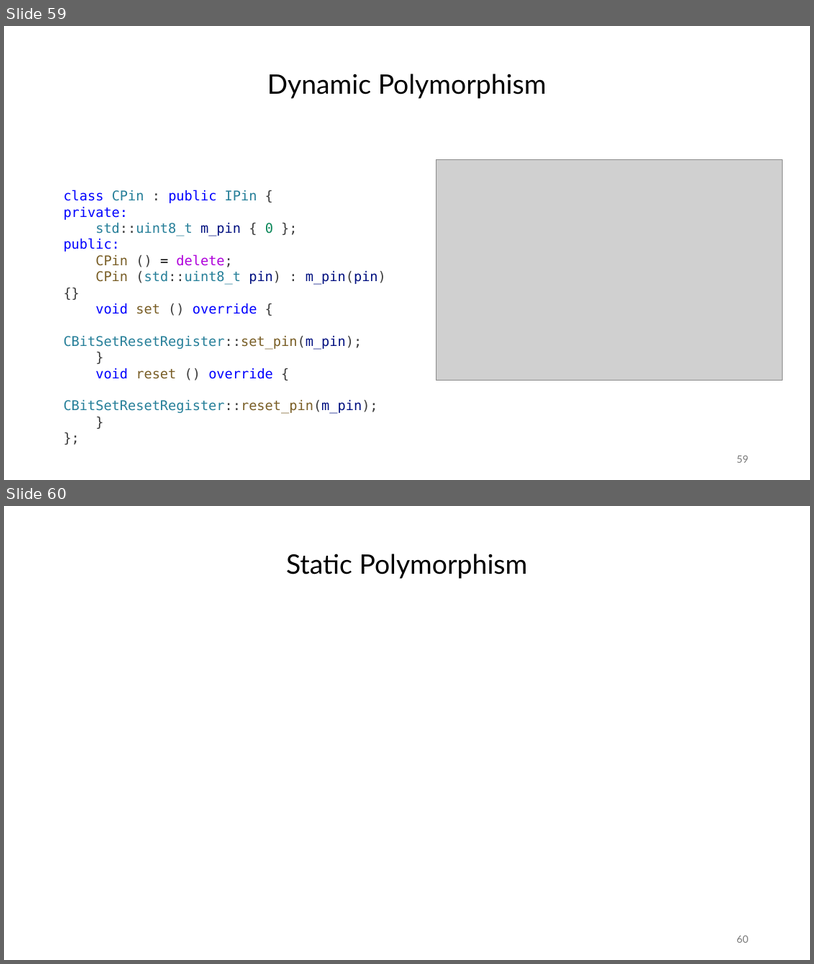
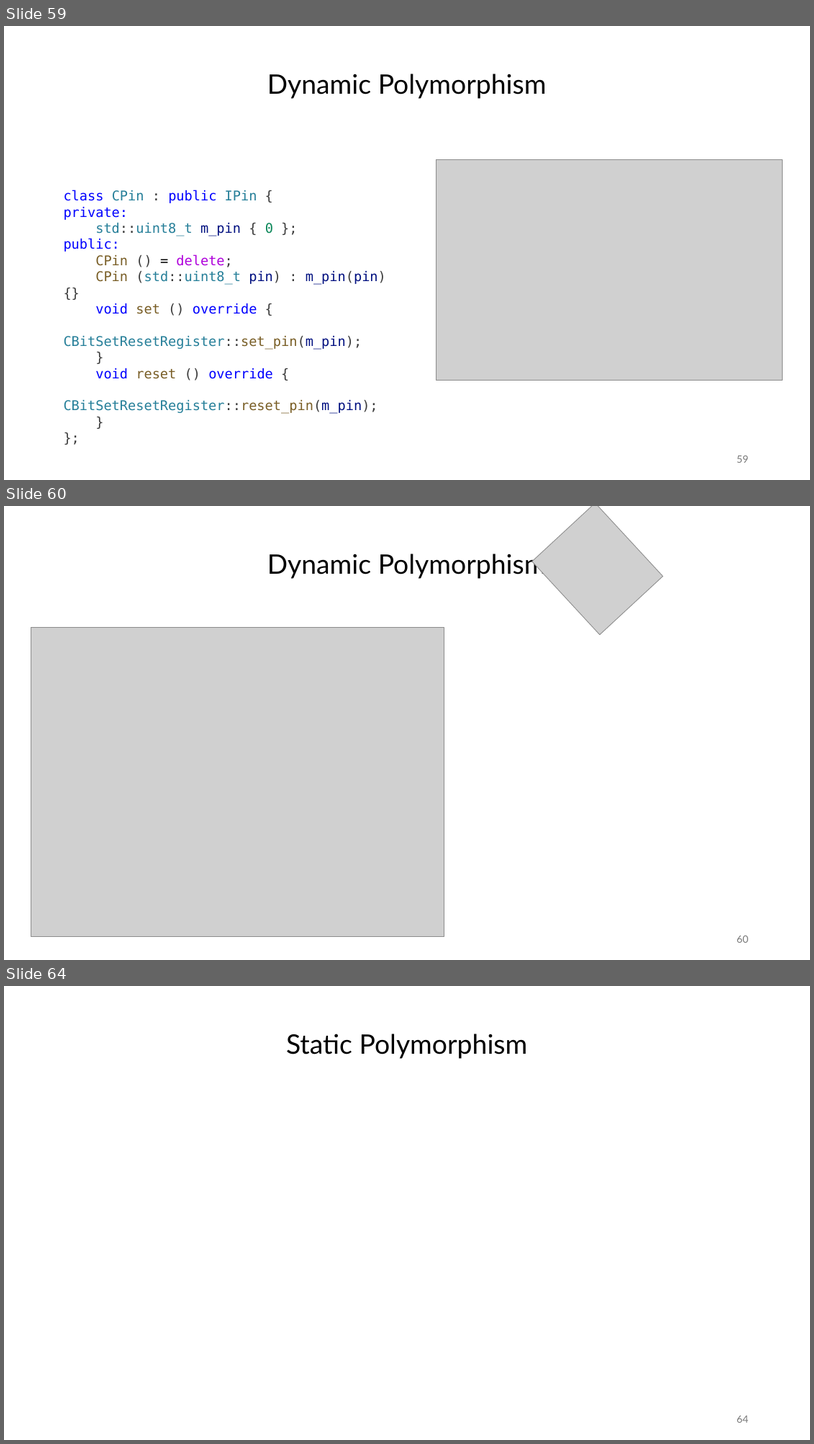
Before and after one commit to janos32783/cppcon_2024_cost_cpp_abstractions, a slide deck: presentation/cppcon.pptx. Shown one above the other, each under a label of ours: slides 59 and 60 before the commit, slides 59, 60 and 64 after it; the slides between them are not shown. The pictures are 814x964 and 814x1444 pixels, drawn with LibreOffice and Linux fonts; fonts in the diff are those of the drawing; grey boxes stand for pictures. Boxes give left, top, right and bottom in pixels: in the first picture for what was removed or moved away, otherwise in the second. Text is boxed around its words. In the diff, an @@ line names an element or a change of style, - is before the commit and + after.

```diff
--- a/presentation/cppcon.pptx
+++ b/presentation/cppcon.pptx
@@ slide 60 added at <box>4,506,810,960</box>, background #FFFFFF @@
@@ picture added at <box>532,506,664,634</box> @@
@@ text added at <box>268,551,547,579</box>, 32 pt, text #000000 @@
+Dynamic Polymorphism
@@ picture added at <box>31,627,444,937</box> @@
@@ page number added at <box>737,935,748,942</box>, 12 pt, text #787878 @@
+60
@@ what was slide 60 is now slide 64 @@
@@ page number at <box>737,1415,748,1422</box>: text changed @@
-60
+64
```
Also in this commit, not shown: 1 slide changed, 3 other slides added, 2 other files.
